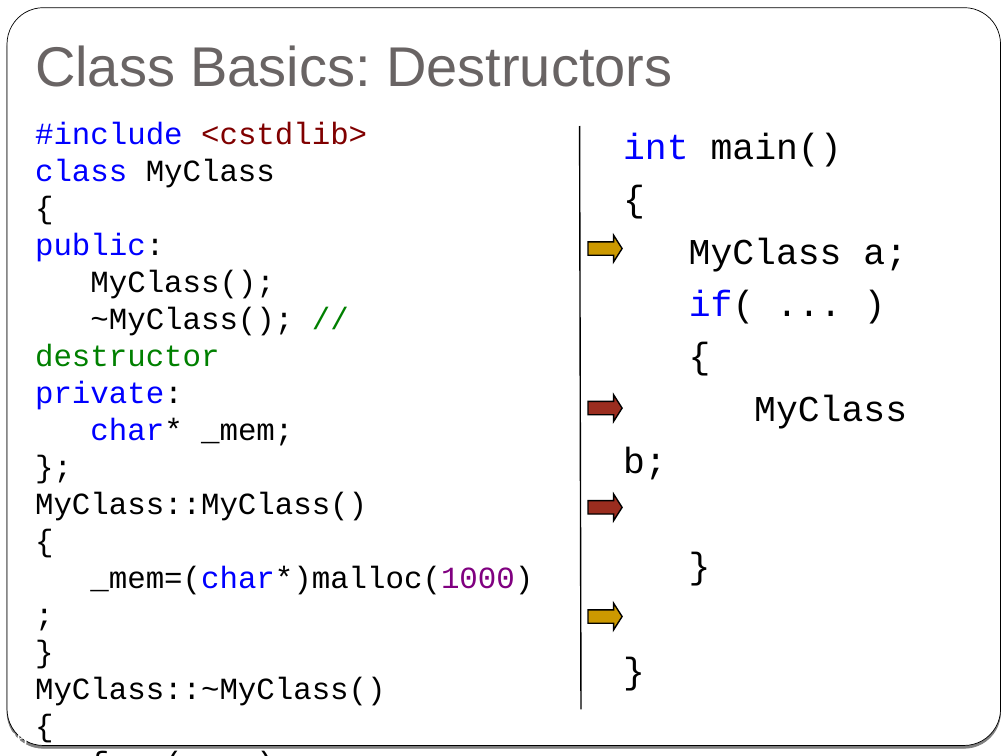
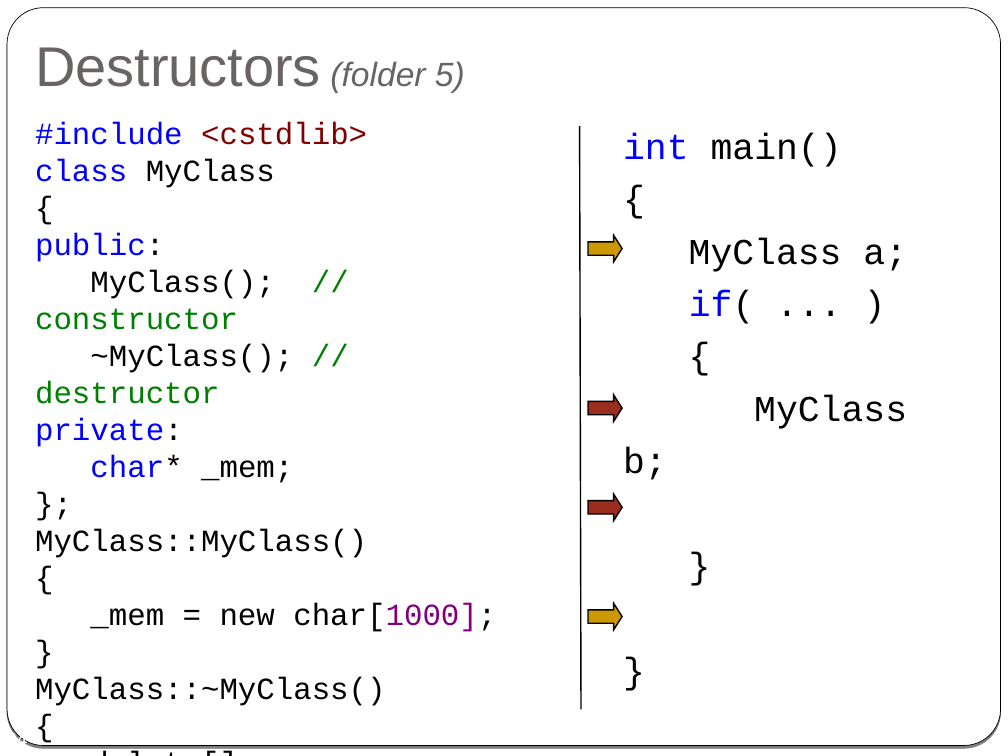
Before and after one commit to cpp-at-ariel/cpp-5778, a slide deck: slide 24 of week02-classes-constructors-destructors/slides.odp (slide 26 before the commit). Drawn at 1008x756 pixels with LibreOffice and Linux fonts; fonts in the diff are those of the drawing. Boxes give left, top, right and bottom in pixels: in the first picture for what was removed or moved away, otherwise in the second. Text is boxed around its words. In the diff, an @@ line names an element or a change of style, - is before the commit and + after.

```diff
--- a/week02-classes-constructors-destructors/slides.odp
+++ b/week02-classes-constructors-destructors/slides.odp
@@ title at bbox=[35, 47, 465, 93]: text changed @@
-Class Basics: Destructors
+Destructors (folder 5)
@@ text at bbox=[35, 122, 496, 706]: text changed @@
-#include <cstdlib>
-class MyClass
-{
-public:
-MyClass();
-~MyClass(); // destructor
-private:
-char* _mem;
-};
-MyClass::MyClass()
-{
-_mem=(char*)malloc(1000);
-}
-MyClass::~MyClass()
-{
-free(_mem);
-}
+#include <cstdlib>
+class MyClass
+{
+public:
+MyClass(); // constructor
+~MyClass(); // destructor
+private:
+char* _mem;
+};
+MyClass::MyClass()
+{
+_mem = new char[1000];
+}
+MyClass::~MyClass()
+{
+delete[] _mem;
+}
@@ page number at bbox=[6, 731, 28, 745]: text changed @@
-26
+24
```
Also in this commit, not shown: 11 other slides changed, 7 slides added, 9 slides removed, 23 other files.
